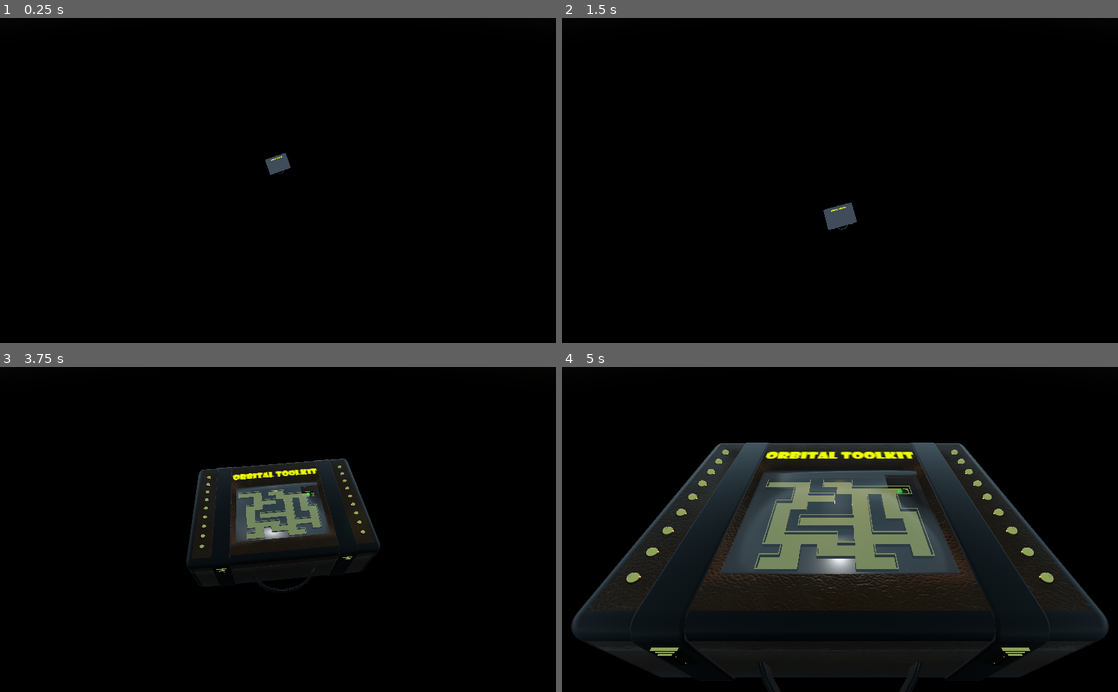
Above: before the commit, frames 1-4 (two rows, left to right).
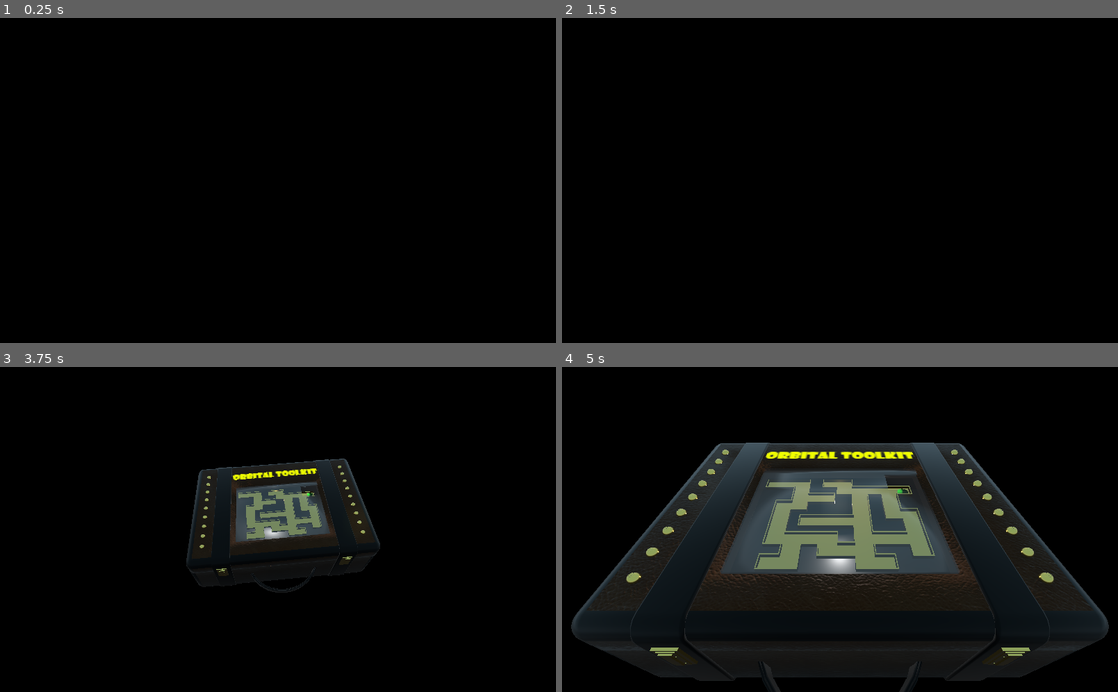
Above: after the commit, the same moments.

Repository: nheeb/OrbinTime
Game: Godot game, scene res://Level.tscn
Same seed, same stepped clock (60 frames per second), same inputs: the game is played once before the commit and once after it. Sound files missing from this copy of the repository are replaced by a short silence.
Inputs (mouse positions are in pixels of both pictures, inside the frame that each line leads up to):
- Up to frame 1 (0.25 s): no input
- Up to frame 2 (1.5 s): move the mouse to (962, 164) at 0.52 s; tap T (clear_selection) at 0.6 s; click (962, 164) at 0.67 s; move the mouse to (728, 196) at 1.27 s; tap E (ending) at 1.35 s; click (728, 196) at 1.42 s
- Up to frame 3 (3.75 s): move the mouse to (333, 458) at 2.02 s; tap R (teleport_orb) at 2.1 s; click (333, 458) at 2.17 s; move the mouse to (250, 594) at 2.77 s; tap T (clear_selection) at 2.85 s; click (250, 594) at 2.92 s; move the mouse to (444, 578) at 3.52 s; tap E (ending) at 3.6 s; click (444, 578) at 3.67 s
- Up to frame 4 (5 s): move the mouse to (673, 480) at 4.27 s; tap R (teleport_orb) at 4.35 s; click (673, 480) at 4.42 s

The runs differ from the first frame. In frame 1, 0.2% of the frame differs, in the area x 47-53%, y 41-49%; in frame 2, 0.3%; in frame 3, less than 0.1%; in frame 4, 0.5%, in the area x 11-89%, y 35-92%.
Error in both runs: Attempt to call function 'queue_free' in base 'null instance' on a null instance. (res://Level.gd:97)

Commit message:
keine ahnung

Diff:
--- a/Assets/Materials/klappe.tres
+++ b/Assets/Materials/klappe.tres
@@ -8,4 +8,4 @@
 params_cull_mode = 2
 albedo_texture = ExtResource( 1 )
 roughness = 0.818182
-uv1_scale = Vector3( 0.762, 0.135, 1.069 )
+uv1_scale = Vector3( 1.051, 0.226, 1.069 )
--- a/Level.tscn
+++ b/Level.tscn
@@ -79,3 +79,8 @@
 light_energy = 12.158
 spot_range = 0.275
 spot_angle = 15.39
+
+[node name="MeshInstance" type="MeshInstance" parent="."]
+transform = Transform( 20.6452, 0, 0, 0, 20.6452, 0, 0, 0, 20.6452, 0, -2.57703, 0 )
+mesh = SubResource( 2 )
+material/0 = SubResource( 3 )
--- a/Logic/Game.gd
+++ b/Logic/Game.gd
@@ -17,6 +17,9 @@
 const OUTLINE = preload("res://Assets/Materials/OutlineMat.tres")
 
 func toggle_outline(object: Spatial, value: bool, color: Color = Color.ghostwhite, width : float = 0.05) -> void:
+#	if object.name.begins_with("WeightR"):
+#		object.get_node("Outline").visible = value
+#		return
 	if value:
 		object.add_to_group("outlined")
 	else:
--- a/Logic/Weight.gd
+++ b/Logic/Weight.gd
@@ -33,6 +33,8 @@
 				Game.toggle_outline(self, true)
 				Game.selected_weight = self
 
+				Game.toggle_outline(Game.level.get_node("Suitcase/WeightRack"),true, Game.WEIGHT_COLOR, 0.08)
+
 				# outline all tiles in orange or smth
 				for node in get_tree().get_nodes_in_group("tile"):
 					Game.toggle_outline(node, true, Game.WEIGHT_COLOR, 0.08)
--- a/Objects/WeightRack.tscn
+++ b/Objects/WeightRack.tscn
@@ -1,11 +1,17 @@
-[gd_scene load_steps=5 format=2]
+[gd_scene load_steps=7 format=2]
 
 [ext_resource path="res://Objects/WeightRack.gd" type="Script" id=1]
 [ext_resource path="res://Assets/Sound/weight_dropped.ogg" type="AudioStream" id=2]
 
 [sub_resource type="CylinderMesh" id=1]
 
+[sub_resource type="SpatialMaterial" id=4]
+
 [sub_resource type="CylinderShape" id=2]
+
+[sub_resource type="SpatialMaterial" id=3]
+flags_unshaded = true
+albedo_color = Color( 0.94902, 0.713726, 0.0901961, 1 )
 
 [node name="WeightRack" type="Spatial"]
 script = ExtResource( 1 )
@@ -13,10 +19,23 @@
 [node name="MeshInstance" type="MeshInstance" parent="."]
 transform = Transform( 0.439849, 0, 0, 0, 0.057951, 0, 0, 0, 0.439849, 0, 0, 0 )
 mesh = SubResource( 1 )
+material/0 = SubResource( 4 )
 
 [node name="ClickArea" type="Area" parent="MeshInstance"]
 
 [node name="CollisionShape" type="CollisionShape" parent="MeshInstance/ClickArea"]
+transform = Transform( 1, 0, 0, 0, 1.03381, 0, 0, 0, 1, 0, 0, 0 )
+shape = SubResource( 2 )
+
+[node name="Outline" type="MeshInstance" parent="."]
+transform = Transform( 0.476449, 0, 0, 0, 0.0300603, 0, 0, 0, 0.476449, 0, 0, 0 )
+visible = false
+mesh = SubResource( 1 )
+material/0 = SubResource( 3 )
+
+[node name="ClickArea" type="Area" parent="Outline"]
+
+[node name="CollisionShape" type="CollisionShape" parent="Outline/ClickArea"]
 transform = Transform( 1, 0, 0, 0, 1.03381, 0, 0, 0, 1, 0, 0, 0 )
 shape = SubResource( 2 )
 
@@ -26,3 +45,6 @@
 [connection signal="input_event" from="MeshInstance/ClickArea" to="." method="_on_ClickArea_input_event"]
 [connection signal="mouse_entered" from="MeshInstance/ClickArea" to="." method="_on_ClickArea_mouse_entered"]
 [connection signal="mouse_exited" from="MeshInstance/ClickArea" to="." method="_on_ClickArea_mouse_exited"]
+[connection signal="input_event" from="Outline/ClickArea" to="." method="_on_ClickArea_input_event"]
+[connection signal="mouse_entered" from="Outline/ClickArea" to="." method="_on_ClickArea_mouse_entered"]
+[connection signal="mouse_exited" from="Outline/ClickArea" to="." method="_on_ClickArea_mouse_exited"]
--- a/Suitcase.tscn
+++ b/Suitcase.tscn
@@ -194,16 +194,16 @@
 clickable = true
 
 [node name="Klappe1" parent="." instance=ExtResource( 15 )]
-transform = Transform( 0.482496, 0, 0, 0, 0.482496, 0, 0, 0, 0.482496, -0.391959, -0.18647, 0 )
+transform = Transform( 0.482496, 0, 0, 0, 0.681257, 0, 0, 0, 0.482496, -0.391959, -0.14273, 0 )
 
 [node name="Klappe3" parent="." instance=ExtResource( 15 )]
-transform = Transform( 0.482496, 0, 0, 0, 0.586321, 0, 0, 0, 0.482496, -0.391959, -0.459177, 0 )
+transform = Transform( 0.482496, 0, 0, 0, 0.790889, 0, 0, 0, 0.482496, -0.391959, -0.415154, 0 )
 
 [node name="Klappe4" parent="." instance=ExtResource( 15 )]
-transform = Transform( 1.1561e-08, 0, -0.969485, 0.0467565, 0.583561, 5.57565e-10, 0.480225, -0.0568177, 5.72663e-09, -0.0152556, -0.262913, -0.286831 )
+transform = Transform( 1.1561e-08, 0, -0.969485, 0.0467565, 0.583561, 5.57565e-10, 0.480225, -0.0568177, 5.72663e-09, -0.0152556, -0.249822, -0.286831 )
 
 [node name="Klappe2" parent="." instance=ExtResource( 15 )]
-transform = Transform( -0.482496, 0, -4.21811e-08, 0, 0.586321, 0, 4.21811e-08, 0, -0.482496, 0.387331, -0.344458, 0 )
+transform = Transform( -0.482496, 0, -4.21811e-08, 0, 0.920992, 0, 4.21811e-08, 0, -0.482496, 0.387331, -0.279619, 0 )
 
 [connection signal="button_pressed" from="Buttons/Button1" to="." method="_on_Button1_button_pressed"]
 [connection signal="switch_turned_off" from="Buttons/Switch1" to="." method="_on_Switch_switch_turned"]
--- a/default_env.tres
+++ b/default_env.tres
@@ -1,7 +1,8 @@
 [gd_resource type="Environment" load_steps=2 format=2]
 
 [sub_resource type="ProceduralSky" id=1]
-ground_bottom_color = Color( 0, 0, 0, 1 )
+ground_bottom_color = Color( 0.168627, 0.168627, 0.168627, 1 )
+ground_energy = 0.73
 
 [resource]
 background_mode = 2
